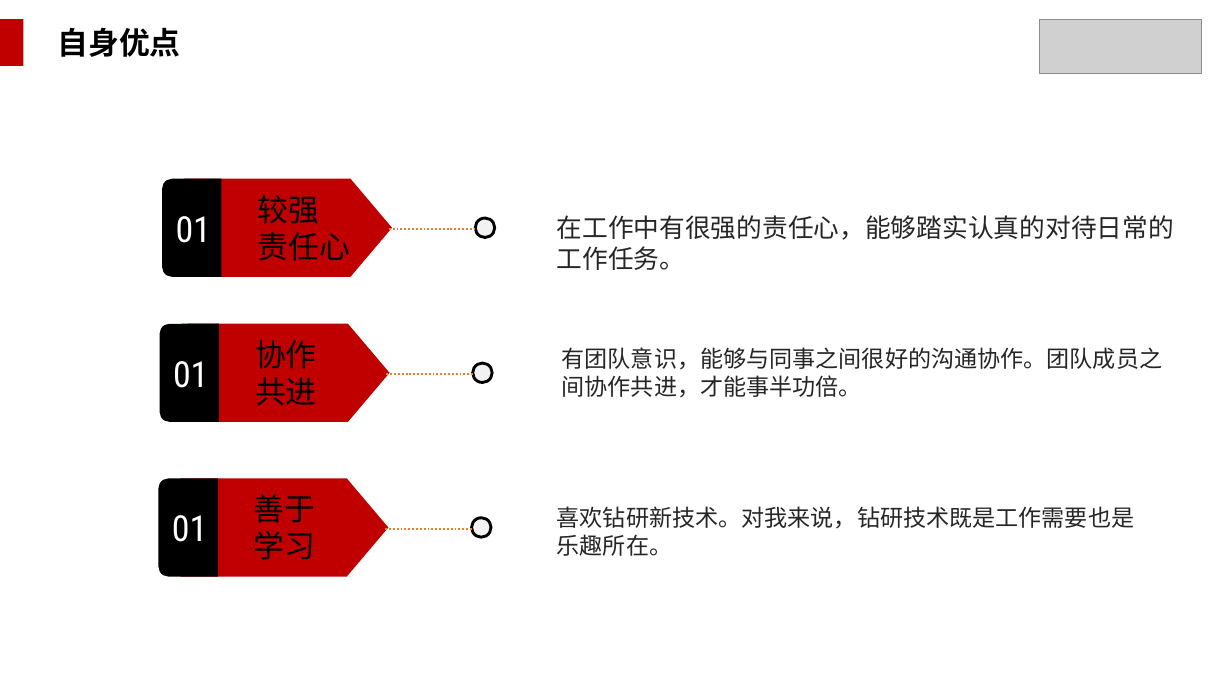
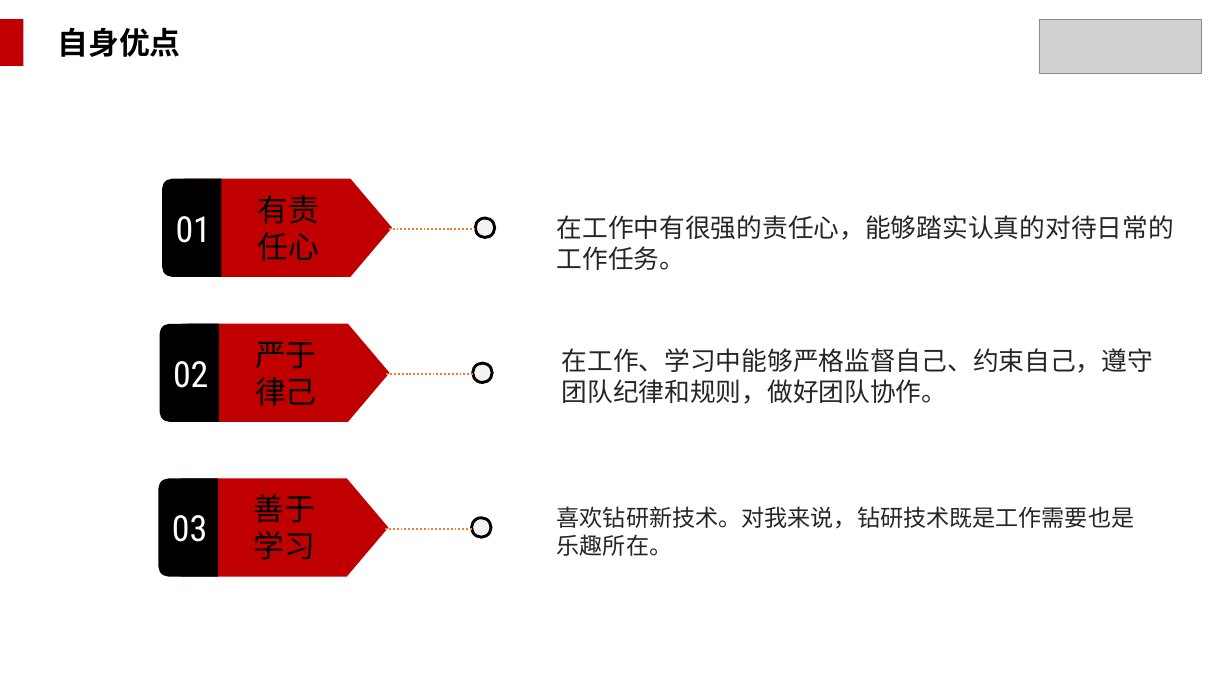
Before and after one commit to WakingFox/myself, a slide deck: slide 10 of 转正述职/王贵成转正述职报告.pptx. Drawn at 1232x693 pixels with LibreOffice and Linux fonts; fonts in the diff are those of the drawing; grey boxes stand for pictures; background and template pictures are left out. Boxes give left, top, right and bottom in pixels: in the first picture for what was removed or moved away, otherwise in the second. Text is boxed around its words. In the diff, an @@ line names an element or a change of style, - is before the commit and + after.

```diff
--- a/转正述职/王贵成转正述职报告.pptx
+++ b/转正述职/王贵成转正述职报告.pptx
@@ text at (258, 195, 320, 261): text changed @@
-较强
-责任心
+有责
+任心
@@ text at (255, 342, 317, 406): text changed @@
-协作共进
+严于律己
@@ text at (562, 348, 1153, 404): text changed; size 18 to 20 pt @@
-有团队意识，能够与同事之间很好的沟通协作。团队成员之间协作共进，才能事半功倍。
+在工作、学习中能够严格监督自己、约束自己，遵守团队纪律和规则，做好团队协作。
@@ text in round same rect at (173, 361, 208, 388): text changed @@
-01
+02
@@ text in round same rect at (172, 515, 207, 542): text changed @@
-01
+03
```
Also in this commit, not shown: 16 other slides changed.
